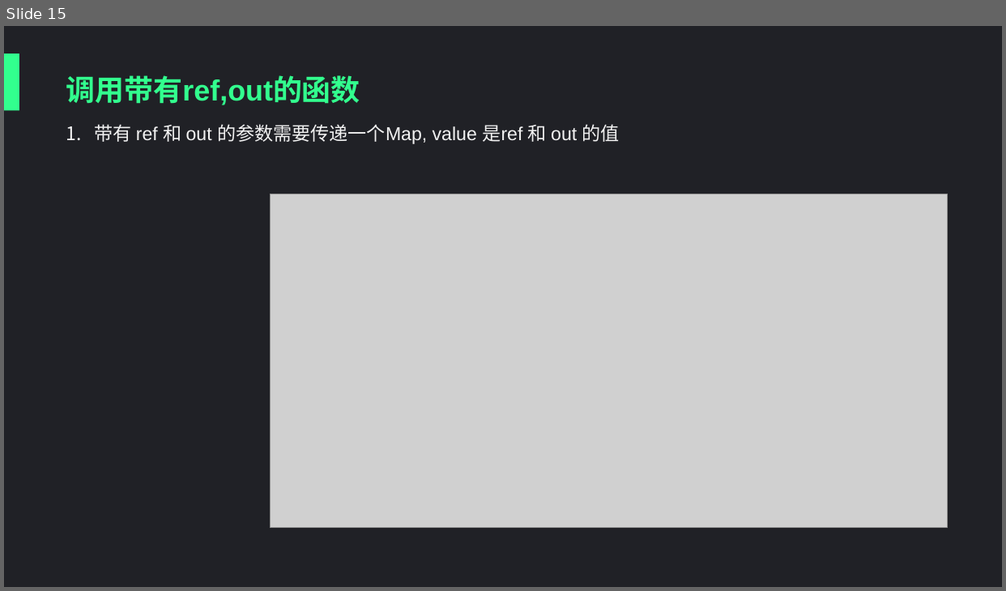
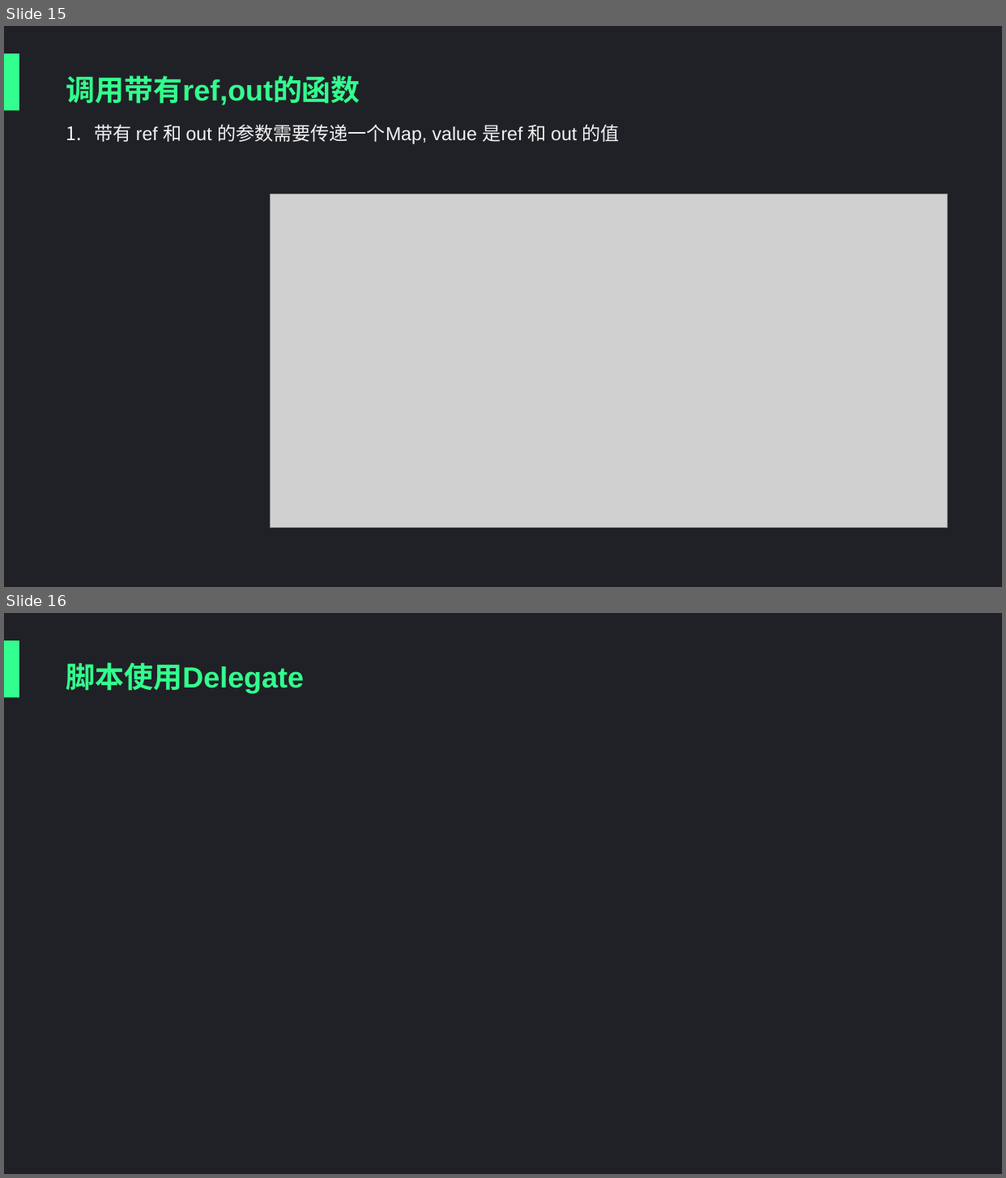
Before and after one commit to qingfeng346/qingfeng346.github.io, a slide deck: src/ppt.pptx. Shown one above the other, each under a label of ours: slide 15 before the commit, slides 15 and 16 after it. The pictures are 1006x591 and 1006x1178 pixels, drawn with LibreOffice and Linux fonts; fonts in the diff are those of the drawing; grey boxes stand for pictures; background and template pictures are left out. Boxes give left, top, right and bottom in pixels: in the first picture for what was removed or moved away, otherwise in the second. Text is boxed around its words. In the diff, an @@ line names an element or a change of style, - is before the commit and + after.

```diff
--- a/src/ppt.pptx
+++ b/src/ppt.pptx
@@ slide 16 added at (x1=4, y1=613, x2=1002, y2=1174), background #202126; not listed: 1 template element that a slide beside it also shows @@
@@ title added at (x1=66, y1=662, x2=304, y2=694), 28 pt, text #32FF8E, bold @@
+脚本使用Delegate
```
Also in this commit, not shown: 2 other slides added, 3 slides removed.
